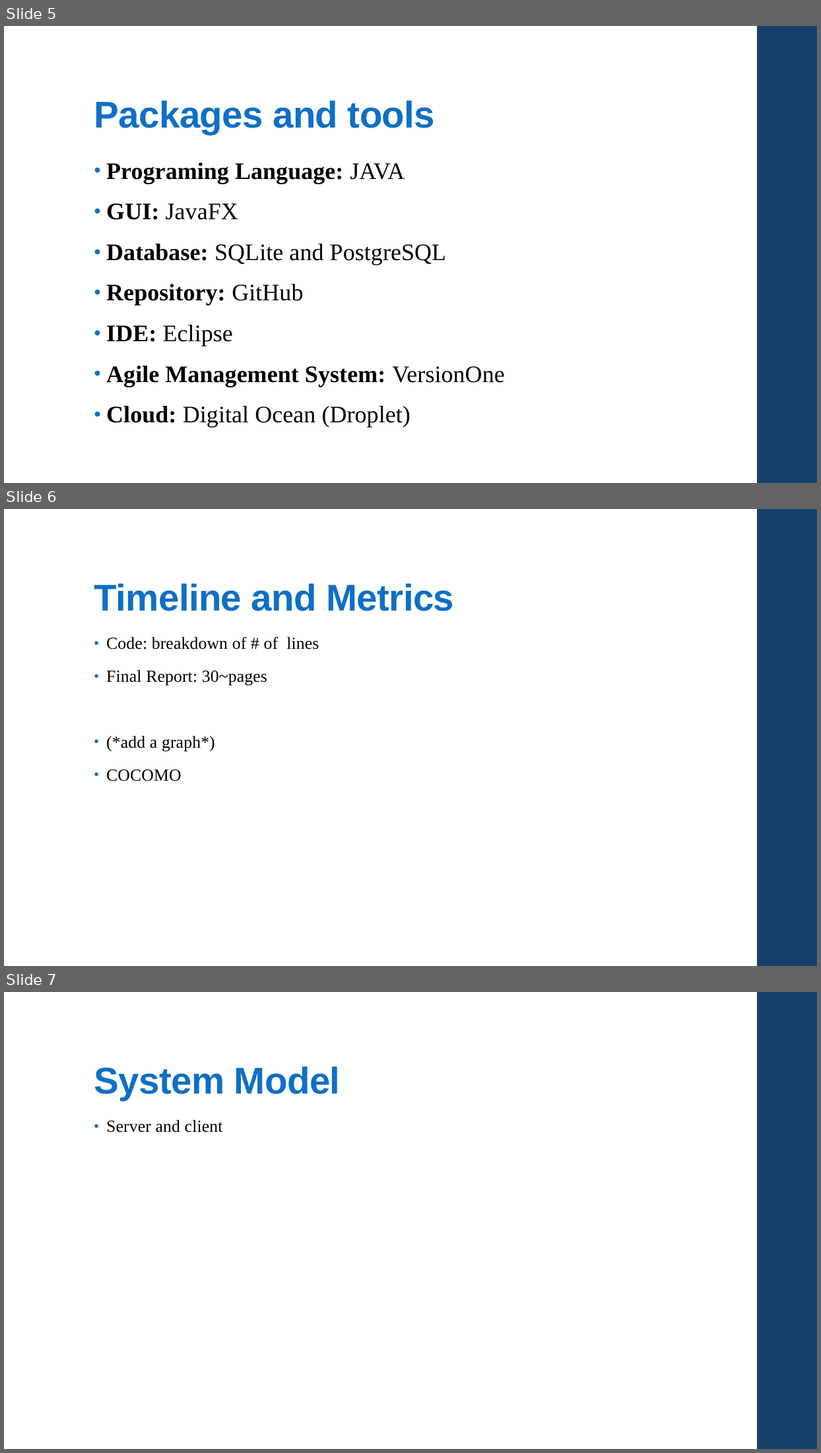
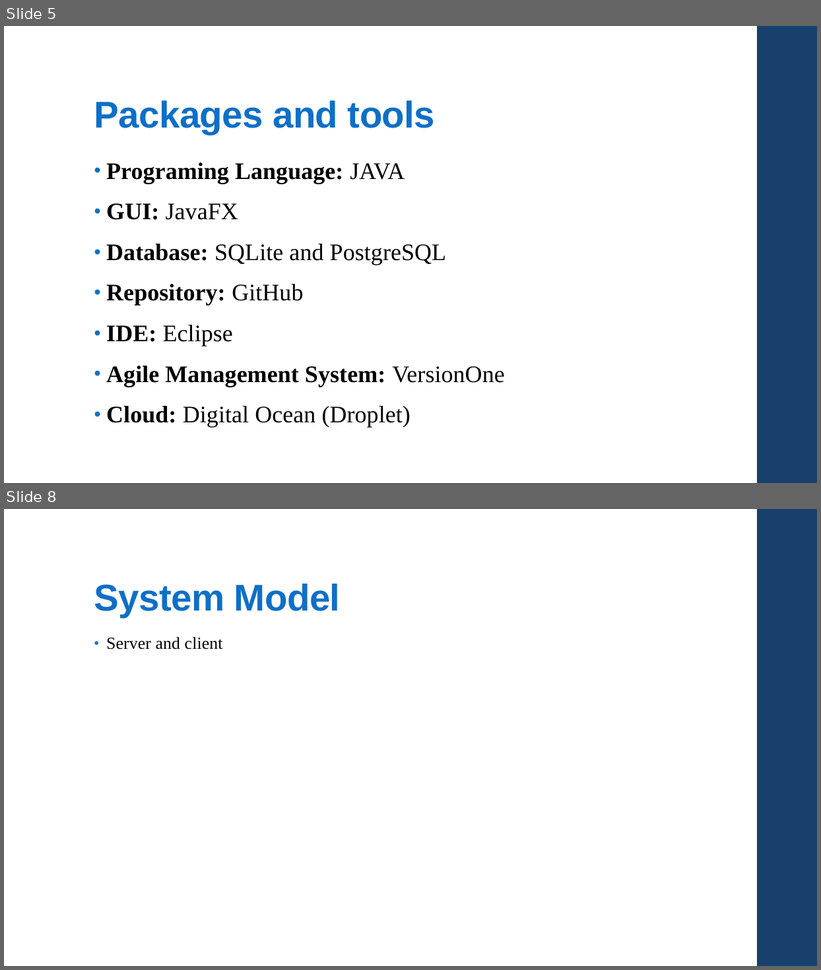
Before and after one commit to csc4350adept/csc4350, a slide deck: Documentation/Pres.pptx. Shown one above the other, each under a label of ours: slides 5, 6 and 7 before the commit, slides 5 and 8 after it; the slides between them are not shown. The pictures are 821x1453 and 821x970 pixels, drawn with LibreOffice and Linux fonts; fonts in the diff are those of the drawing. Boxes give left, top, right and bottom in pixels: in the first picture for what was removed or moved away, otherwise in the second. Text is boxed around its words. In the diff, an @@ line names an element or a change of style, - is before the commit and + after.

```diff
--- a/Documentation/Pres.pptx
+++ b/Documentation/Pres.pptx
@@ slide 6 removed at [4,509,817,966], background #FFFFFF; not listed: 1 template element that a slide beside it also shows @@
@@ title removed at [94,584,454,611] @@
-Timeline and Metrics
@@ text removed at [106,637,319,782] @@
-• Code: breakdown of # of lines
-• Final Report: 30~pages
-• (*add a graph*)
-• COCOMO
@@ what was slide 7 is now slide 8 @@
```
Also in this commit, not shown: 2 slides added, 2 other files.
